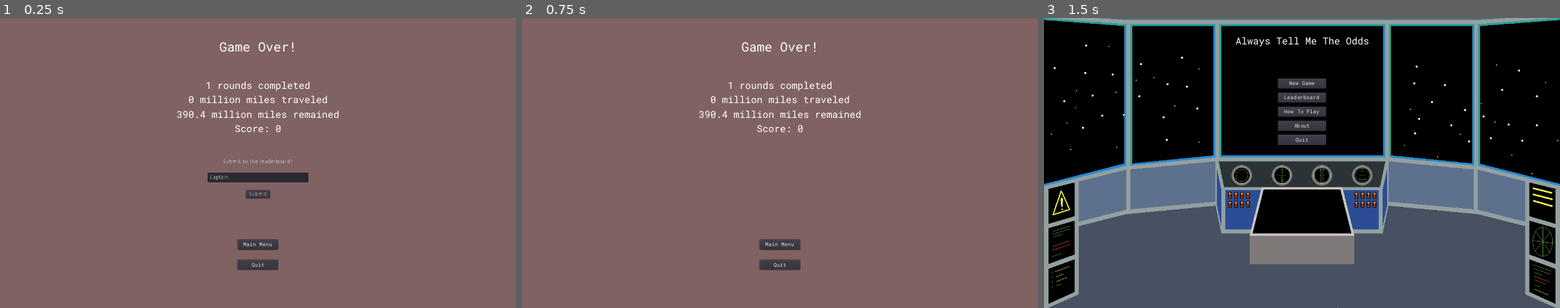
Above: before the commit, frames 1-3 (left to right).
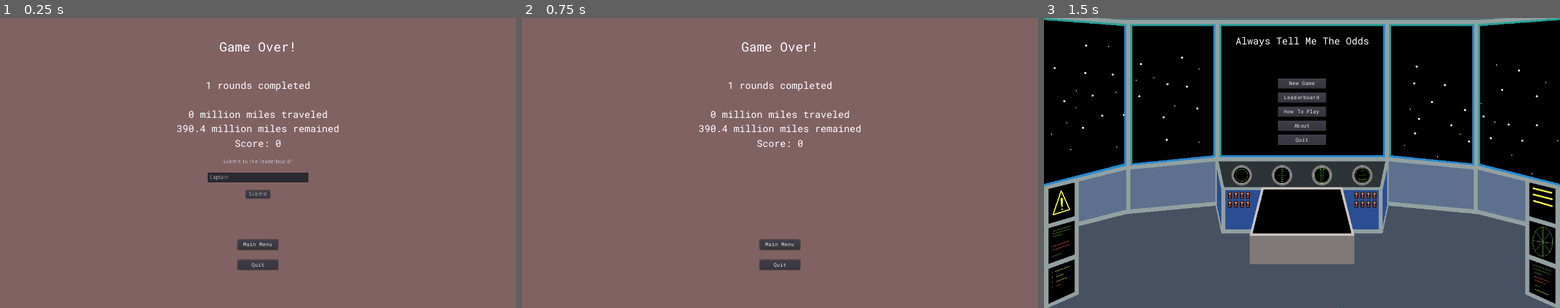
Above: after the commit, the same moments.

Repository: cparlette/alwaystellmetheodds
Game: Godot game, scene res://GameOver.tscn
Same seed, same stepped clock (60 frames per second), same inputs: the game is played once before the commit and once after it. This scene is started directly instead of the project's main scene.
Inputs:
- Up to frame 1 (0.25 s): no input
- Up to frame 2 (0.75 s): click "Submit" at 0.5 s
- Up to frame 3 (1.5 s): click "Main Menu" at 1.25 s

The runs differ from the first frame. In frame 1, 0.9% of the frame differs, in the area x 34-66%, y 26-45%; in frame 2, 0.9%; in frame 3, nothing differs.
Error in both runs: Unable to iterate on object of type 'Nil'. (res://MainMenu.gd:79)

Commit message:
Print reason for dying on loss screen

Diff:
--- a/GameOver.gd
+++ b/GameOver.gd
@@ -17,6 +17,7 @@
 	else:
 		# lose
 		$Background.color = Color("826363")
+		newText += globals.reasonForLoss + "\n"
 		newText += str(globals.distanceTraveled) +  " million miles traveled\n"
 		newText += str(globals.destinationMoon['distance'] - globals.distanceTraveled) + " million miles remained\n"
 		stream = load("res://audio/Holst-Neptune.ogg")
--- a/Module.gd
+++ b/Module.gd
@@ -59,6 +59,7 @@
 	updateModuleUI()
 	shakeTween()
 	if health <= 0:
+		globals.reasonForLoss = "Your "+moduleName+" module exploded!"
 		emit_signal("game_over")
 
 func shakeTween():
--- a/globals.gd
+++ b/globals.gd
@@ -56,6 +56,7 @@
 var score = 0
 var destinationMoon = {"name": "Ganymede", "distance": 390.4, "difficulty":"Medium", "moonID":1}
 var additionalOutputText = ""
+var reasonForLoss = ""
 
 var captainName = "Captain"
 var crew1Name = "Ann"
@@ -67,6 +68,7 @@
 	distanceTraveled = 0
 	additionalOutputText = ""
 	score = 0
+	reasonForLoss = ""
 
 
 var randomEvents = {
